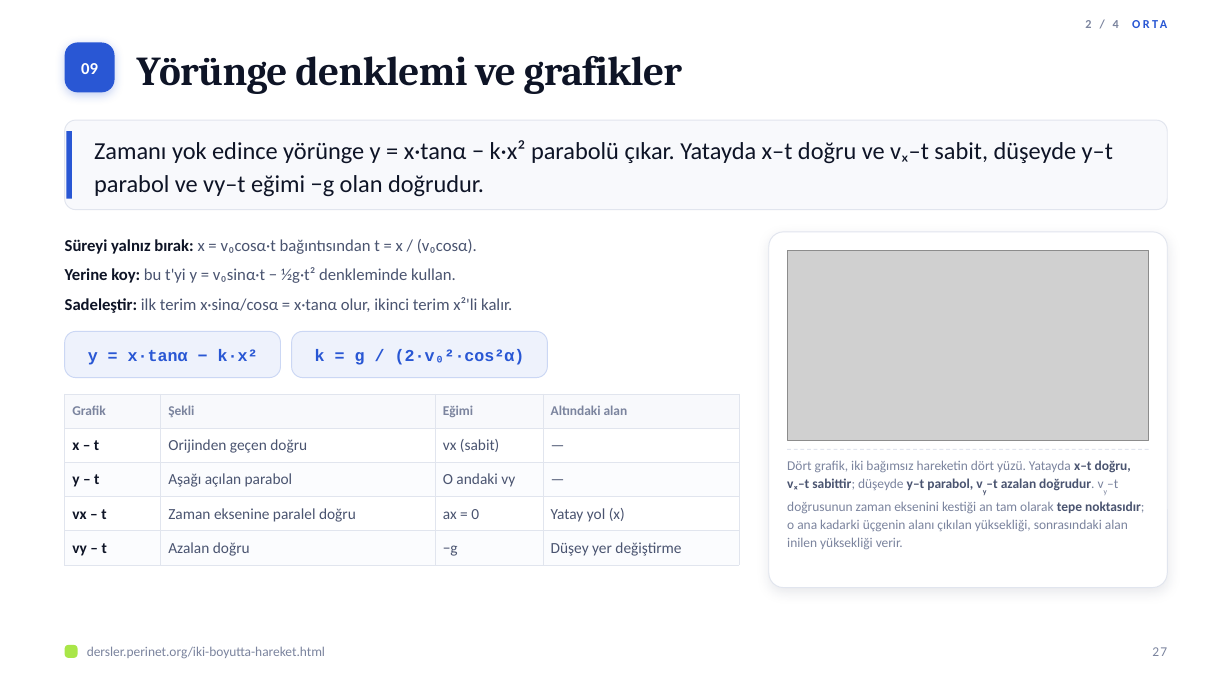
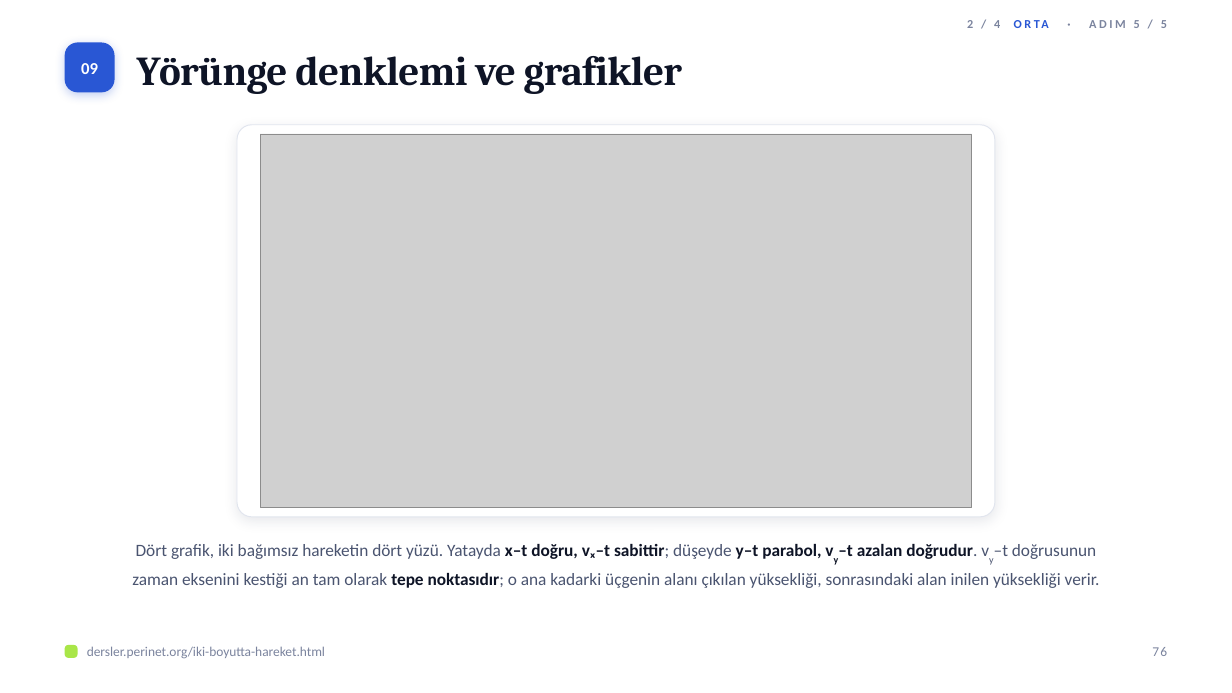
Before and after one commit to elestirmen/dersler, a slide deck: slide 76 of dist/sunum/iki-boyutta-hareket.pptx (slide 27 before the commit). Drawn at 1232x693 pixels with LibreOffice and Linux fonts; fonts in the diff are those of the drawing; grey boxes stand for pictures. Boxes give left, top, right and bottom in pixels: in the first picture for what was removed or moved away, otherwise in the second. Text is boxed around its words. In the diff, an @@ line names an element or a change of style, - is before the commit and + after.

```diff
--- a/dist/sunum/iki-boyutta-hareket.pptx
+++ b/dist/sunum/iki-boyutta-hareket.pptx
@@ text at (967,20,1167,28): text changed; text colour #2957D4 to #7B849E @@
-2 / 4 ORTA
+2 / 4 ORTA · ADIM 5 / 5
@@ rounded rectangle removed at (65,120,1167,210) @@
@@ rectangle removed at (67,131,72,199) @@
@@ text removed at (94,140,1113,197) @@
-Zamanı yok edince yörünge y = x·tanα − k·x² parabolü çıkar. Yatayda x–t doğru ve vₓ–t sabit, düşeyde y–t parabol ve vy–t eğimi −g olan doğrudur.
@@ rounded rectangle: place and size @@
-rounded rectangle at (769,232,1167,588)
+rounded rectangle at (238,125,995,517)
@@ rounded rectangle at (238,125,995,517): proportions changed @@
@@ picture added at (261,134,972,507) @@
@@ text removed at (65,239,512,313) @@
-1. Süreyi yalnız bırak: x = v₀cosα·t bağıntısından t = x / (v₀cosα).
-2. Yerine koy: bu t'yi y = v₀sinα·t − ½g·t² denkleminde kullan.
-3. Sadeleştir: ilk terim x·sinα/cosα = x·tanα olur, ikinci terim x²'li kalır.
@@ picture removed at (787,250,1149,440) @@
@@ rounded rectangle removed at (65,332,281,378) @@
@@ text removed at (88,349,258,365) @@
-y = x·tanα − k·x²
@@ rounded rectangle removed at (292,332,548,378) @@
@@ text removed at (315,349,525,365) @@
-k = g / (2·v₀²·cos²α)
@@ table removed at (65,395,739,560), 5 rows, 4 columns @@
-Grafik | Şekli | Eğimi | Altındaki alan
-x – t | Orijinden geçen doğru | vx (sabit) | —
-y – t | Aşağı açılan parabol | O andaki vy | —
-vx – t | Zaman eksenine paralel doğru | ax = 0 | Yatay yol (x)
-vy – t | Azalan doğru | −g | Düşey yer değiştirme
@@ line removed from (787, 449) to (1149, 449) @@
@@ text "Dört grafik, iki bağımsız hareketin ...": place and size @@
-text "Dört grafik, iki bağımsız hareketin ..." at (787,460,1144,549)
+text "Dört grafik, iki bağımsız hareketin ..." at (132,544,1100,588)
@@ text "Dört grafik, iki bağımsız hareketin ..." at (132,544,1100,588): size 10.5 to 13.5 pt; text colour #7B849E to #4A5470 in "Dört grafik, iki bağımsız hareketin dört yüzü. ..."; text colour #4A5470 to #0E1426 in "x–t doğru, vₓ–t sabittir; y–t parabol, vy–t ..."; alignment left to centre; line spacing 1.12 to 1.15 @@
@@ text at (1152,647,1167,656): text changed @@
-27
+76
```
Also in this commit, not shown: 30 other slides changed, 104 slides added, 12 slides removed, 22 other files.
